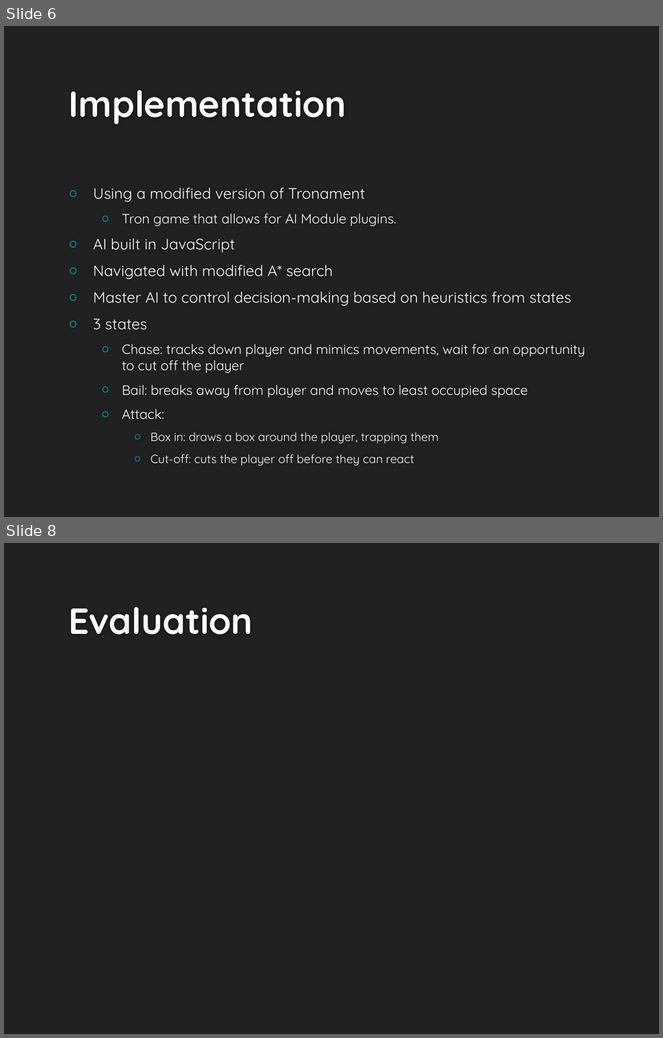
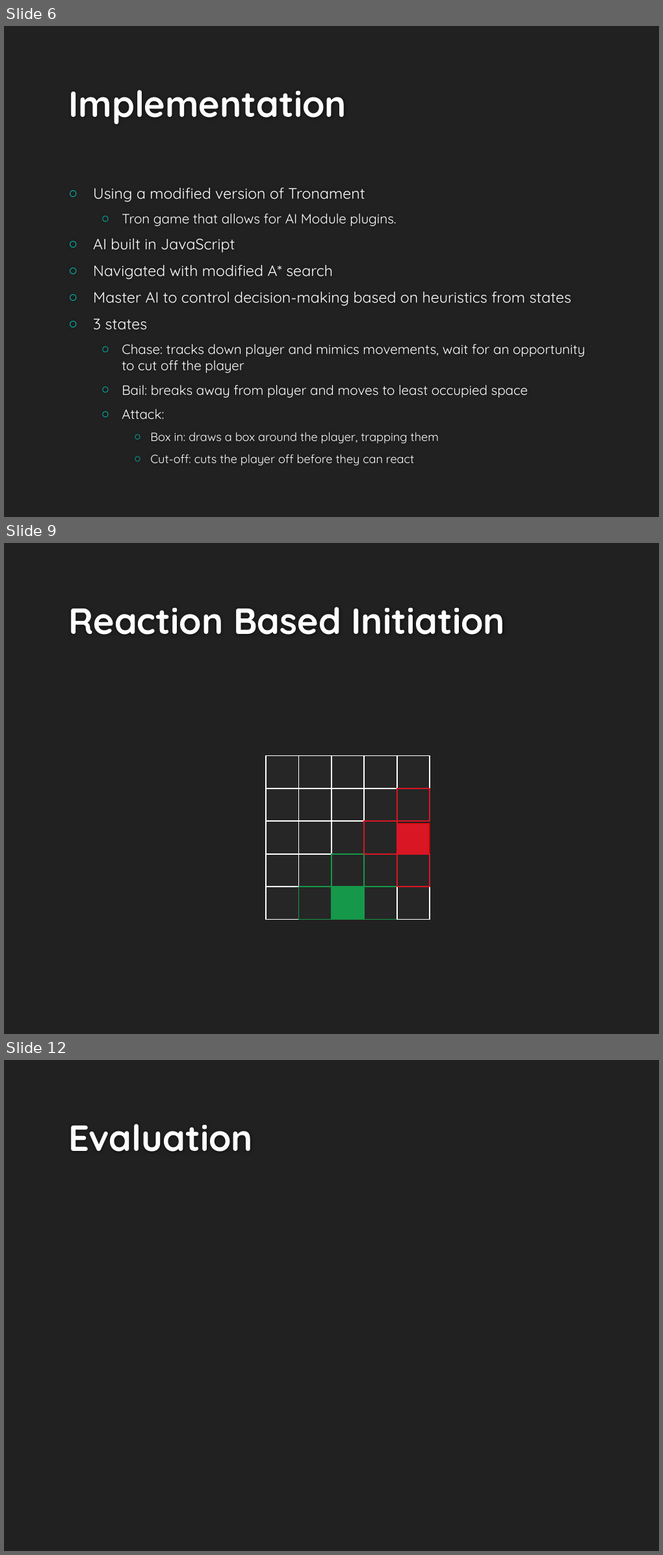
Before and after one commit to UWWAIProject/TronAI, a slide deck: Hammerhead Tron AI.pptx. Shown one above the other, each under a label of ours: slides 6 and 8 before the commit, slides 6, 9 and 12 after it; the slides between them are not shown. The pictures are 663x1038 and 663x1555 pixels, drawn with LibreOffice and Linux fonts; fonts in the diff are those of the drawing; background and template pictures are left out. Boxes give left, top, right and bottom in pixels: in the first picture for what was removed or moved away, otherwise in the second. Text is boxed around its words. In the diff, an @@ line names an element or a change of style, - is before the commit and + after.

```diff
--- a/Hammerhead Tron AI.pptx
+++ b/Hammerhead Tron AI.pptx
@@ slide 9 added at (x1=4, y1=543, x2=659, y2=1034), background #212121 @@
@@ title added at (x1=68, y1=607, x2=506, y2=635), 40 pt, text #FEFEFE, bold @@
+Reaction Based Initiation
@@ rectangle added at (x1=266, y1=756, x2=299, y2=789), fill #262626, outline #FFFFFF 1.25 pt @@
@@ rectangle added at (x1=299, y1=756, x2=332, y2=789), fill #262626, outline #FFFFFF 1.25 pt @@
@@ rectangle added at (x1=332, y1=756, x2=364, y2=789), fill #262626, outline #FFFFFF 1.25 pt @@
@@ rectangle added at (x1=364, y1=756, x2=397, y2=789), fill #262626, outline #FFFFFF 1.25 pt @@
@@ rectangle added at (x1=397, y1=756, x2=430, y2=789), fill #262626, outline #FFFFFF 1.25 pt @@
@@ rectangle added at (x1=266, y1=789, x2=299, y2=821), fill #262626, outline #FFFFFF 1.25 pt @@
@@ rectangle added at (x1=299, y1=789, x2=332, y2=821), fill #262626, outline #FFFFFF 1.25 pt @@
@@ rectangle added at (x1=332, y1=789, x2=364, y2=821), fill #262626, outline #FFFFFF 1.25 pt @@
@@ rectangle added at (x1=364, y1=789, x2=397, y2=821), fill #262626, outline #FFFFFF 1.25 pt @@
@@ rectangle added at (x1=397, y1=789, x2=430, y2=821), fill #262626, outline #D81624 1.25 pt @@
@@ rectangle added at (x1=266, y1=821, x2=299, y2=854), fill #262626, outline #FFFFFF 1.25 pt @@
@@ rectangle added at (x1=299, y1=821, x2=332, y2=854), fill #262626, outline #FFFFFF 1.25 pt @@
@@ rectangle added at (x1=332, y1=821, x2=364, y2=854), fill #262626, outline #FFFFFF 1.25 pt @@
@@ rectangle added at (x1=364, y1=821, x2=397, y2=854), fill #262626, outline #D81624 1.25 pt @@
@@ rectangle added at (x1=397, y1=823, x2=430, y2=856), fill #D81624, outline #C00000 1.25 pt @@
@@ rectangle added at (x1=266, y1=854, x2=299, y2=887), fill #262626, outline #FFFFFF 1.25 pt @@
@@ rectangle added at (x1=299, y1=854, x2=332, y2=887), fill #262626, outline #FFFFFF 1.25 pt @@
@@ rectangle added at (x1=332, y1=854, x2=364, y2=887), fill #262626, outline #159849 1.25 pt @@
@@ rectangle added at (x1=364, y1=854, x2=397, y2=887), fill #262626, outline #FFFFFF 1.25 pt @@
@@ rectangle added at (x1=397, y1=854, x2=430, y2=887), fill #262626, outline #D81624 1.25 pt @@
@@ rectangle added at (x1=266, y1=887, x2=299, y2=920), fill #262626, outline #FFFFFF 1.25 pt @@
@@ rectangle added at (x1=299, y1=887, x2=332, y2=920), fill #262626, outline #159849 1.25 pt @@
@@ rectangle added at (x1=332, y1=887, x2=364, y2=920), fill #159849, outline #159849 1.25 pt @@
@@ rectangle added at (x1=364, y1=887, x2=397, y2=920), fill #262626, outline #159849 1.25 pt @@
@@ rectangle added at (x1=397, y1=887, x2=430, y2=920), fill #262626, outline #FFFFFF 1.25 pt @@
@@ what was slide 8 is now slide 12 @@
```
Also in this commit, not shown: 4 other slides added, 1 slide removed.
